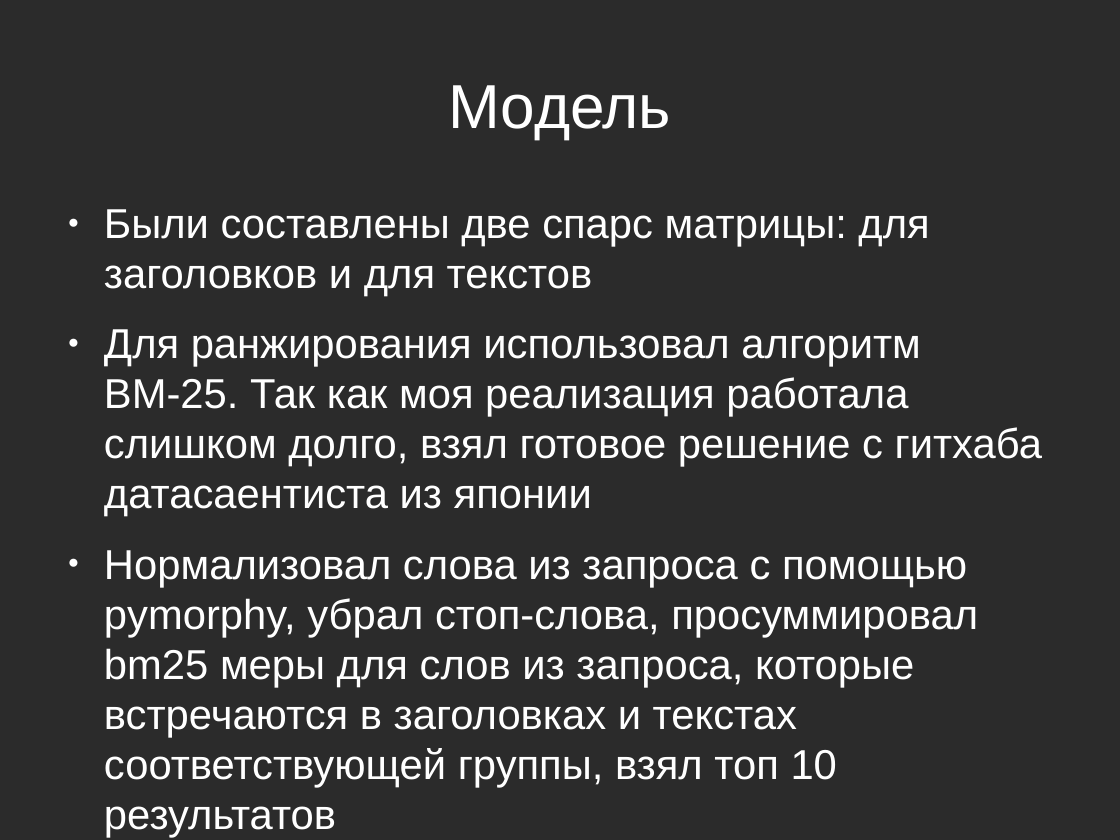
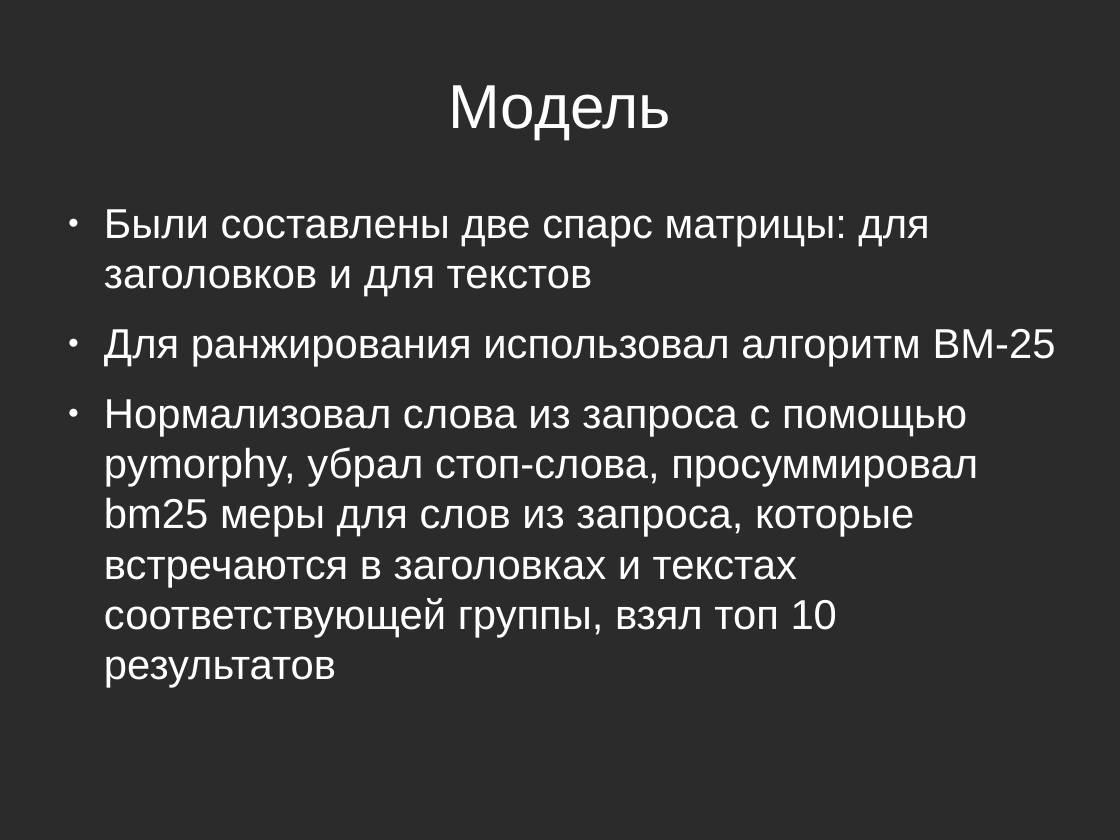
Before and after one commit to vatnikchernovenkiss/IR-FOR-TECHONSPHERE, a slide deck: slide 3 of retr.odp. Drawn at 1120x840 pixels with LibreOffice and Linux fonts; fonts in the diff are those of the drawing; background and template pictures are left out; a plain dark background stands for a picture behind light text. Boxes give left, top, right and bottom in pixels: in the first picture for what was removed or moved away, otherwise in the second. Text is boxed around its words. In the diff, an @@ line names an element or a change of style, - is before the commit and + after.

Commit message:
retr

```diff
--- a/retr.odp
+++ b/retr.odp
@@ text at [104, 329, 1056, 367]: text changed @@
-● Для ранжирования использовал алгоритм BM-25. Так как моя реализация работала слишком долго, взял готовое решение с гитхаба датасаентиста из японии
+● Для ранжирования использовал алгоритм BM-25
```
